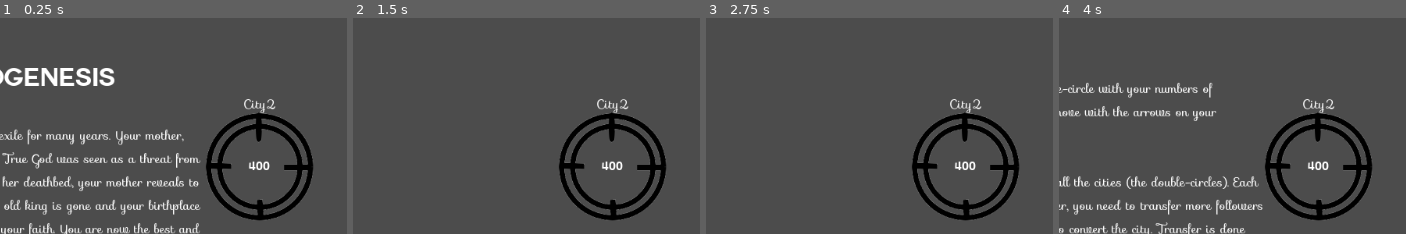
Above: before the commit, frames 1-4 (left to right).
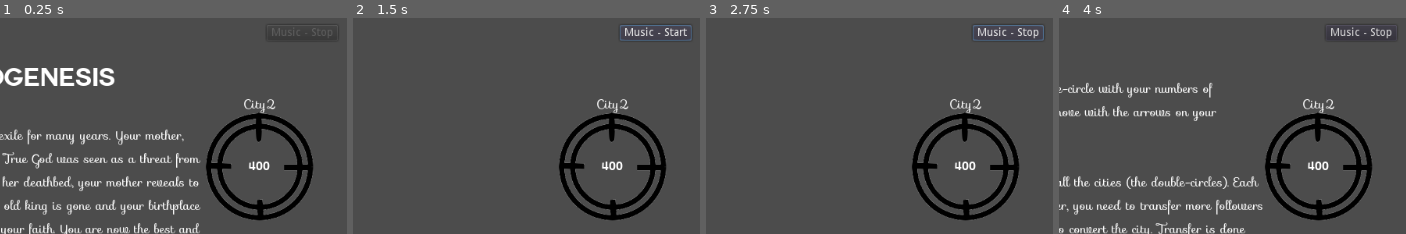
Above: after the commit, the same moments.

Repository: ixio/theogenesis
Game: Godot game, scene res://app/Main.tscn
Same seed, same stepped clock (60 frames per second), same inputs: the game is played once before the commit and once after it.
Inputs (mouse positions are % of the whole screen's width and height, from its top left):
- Up to frame 1 (0.25 s): no input
- Up to frame 2 (1.5 s): click "Start your journey !" at 0.5 s; click (87, 3) at 1.25 s, where only the run after the commit has a clickable "Music - Stop"
- Up to frame 3 (2.75 s): click (87, 3) at 2 s, where only the run after the commit has a clickable "Music - Start"
- Up to frame 4 (4 s): click "Help" at 2.75 s; hold Right (ui_right) from 3.53 s (still down)
The pictures show only the part of the screen within x 44-94%, y 0-50%; the shares and areas given below are measured in that part.

The runs differ from the first frame. In frame 2, 0.5% of the frame differs, in the area x 76-98%, y 3-11%; in frame 3, 0.5%; in frame 4, 0.3%.

Commit message:
Add music and SFX

Diff:
--- a/app/Main.gd
+++ b/app/Main.gd
@@ -13,6 +13,7 @@
     get_tree().paused = true
 
 func new_convert():
+    $ConvertSound.play()
     var all_converted  = true
     for city in $Map.get_children():
         all_converted = all_converted && city.converted
@@ -21,6 +22,7 @@
 
 func you_win():
     get_tree().paused = true
+    $Music.stop()
     $Menu.you_win()
 
 func _on_SpawnFollowerTimer_timeout():
@@ -44,9 +46,16 @@
 
 func _on_Menu_started():
     get_tree().paused = false
+    $Music.play()
 
 func _on_Menu_unpause():
     get_tree().paused = false
 
 func _on_Menu_restart():
     get_tree().reload_current_scene()
+
+func _on_Menu_mute():
+    $Music.stop()
+
+func _on_Menu_unmute():
+    $Music.play()
--- a/app/Main.tscn
+++ b/app/Main.tscn
@@ -1,10 +1,12 @@
-[gd_scene load_steps=6 format=2]
+[gd_scene load_steps=8 format=2]
 
 [ext_resource path="res://app/Map.tscn" type="PackedScene" id=1]
 [ext_resource path="res://app/Menu.tscn" type="PackedScene" id=2]
 [ext_resource path="res://app/FollowerGroup.tscn" type="PackedScene" id=3]
 [ext_resource path="res://app/Player.tscn" type="PackedScene" id=4]
 [ext_resource path="res://app/Main.gd" type="Script" id=5]
+[ext_resource path="res://assets/audio/music.ogg" type="AudioStream" id=6]
+[ext_resource path="res://assets/audio/conversion.wav" type="AudioStream" id=7]
 
 [node name="Main" type="Node"]
 script = ExtResource( 5 )
@@ -20,8 +22,17 @@
 
 [node name="SpawnFollowerTimer" type="Timer" parent="."]
 autostart = true
+
+[node name="Music" type="AudioStreamPlayer" parent="."]
+stream = ExtResource( 6 )
+volume_db = -20.0
+
+[node name="ConvertSound" type="AudioStreamPlayer" parent="."]
+stream = ExtResource( 7 )
+[connection signal="mute" from="Menu" to="." method="_on_Menu_mute"]
 [connection signal="pause" from="Menu" to="." method="_on_Menu_pause"]
 [connection signal="restart" from="Menu" to="." method="_on_Menu_restart"]
 [connection signal="started" from="Menu" to="." method="_on_Menu_started"]
+[connection signal="unmute" from="Menu" to="." method="_on_Menu_unmute"]
 [connection signal="unpause" from="Menu" to="." method="_on_Menu_unpause"]
 [connection signal="timeout" from="SpawnFollowerTimer" to="." method="_on_SpawnFollowerTimer_timeout"]
--- a/app/Menu.gd
+++ b/app/Menu.gd
@@ -4,6 +4,8 @@
 signal pause
 signal unpause
 signal restart
+signal mute
+signal unmute
 
 func _hide(node_tree):
     for node in node_tree.get_children():
@@ -19,6 +21,7 @@
 func _on_StartButton_pressed():
     _hide($StartMenu)
     $HelpButton.set_disabled(false)
+    $MusicButton.set_disabled(false)
     emit_signal("started")
 
 func _on_HelpButton_pressed():
@@ -33,3 +36,11 @@
 
 func _on_RestartButton_pressed():
     emit_signal("restart")
+
+func _on_MusicButton_pressed():
+    if $MusicButton.text == "Music - Stop":
+        $MusicButton.text = "Music - Start"
+        emit_signal("mute")
+    else:
+        $MusicButton.text = "Music - Stop"
+        emit_signal("unmute")
--- a/app/Menu.tscn
+++ b/app/Menu.tscn
@@ -30,6 +30,17 @@
 [node name="Menu" type="CanvasLayer"]
 pause_mode = 2
 script = ExtResource( 1 )
+
+[node name="MusicButton" type="Button" parent="."]
+margin_left = 824.0
+margin_top = 27.0
+margin_right = 915.0
+margin_bottom = 47.0
+disabled = true
+text = "Music - Stop"
+__meta__ = {
+"_edit_use_anchors_": false
+}
 
 [node name="HelpButton" type="Button" parent="."]
 margin_left = 930.496
@@ -171,6 +182,7 @@
 __meta__ = {
 "_edit_use_anchors_": false
 }
+[connection signal="pressed" from="MusicButton" to="." method="_on_MusicButton_pressed"]
 [connection signal="pressed" from="HelpButton" to="." method="_on_HelpButton_pressed"]
 [connection signal="pressed" from="StartMenu/StartButton" to="." method="_on_StartButton_pressed"]
 [connection signal="pressed" from="HelpMenu/CloseButton" to="." method="_on_CloseButton_pressed"]
Not shown, added: assets/audio/conversion.wav.import
Not shown, added: html5/favicon.png.import
Not shown, added: html5/index.png.import
Not shown, added: assets/audio/conversion.wav
Not shown, added: assets/audio/music.ogg
Not shown, added: assets/src/music.mmpz
Not shown, added: assets/src/music.mmpz.bak
